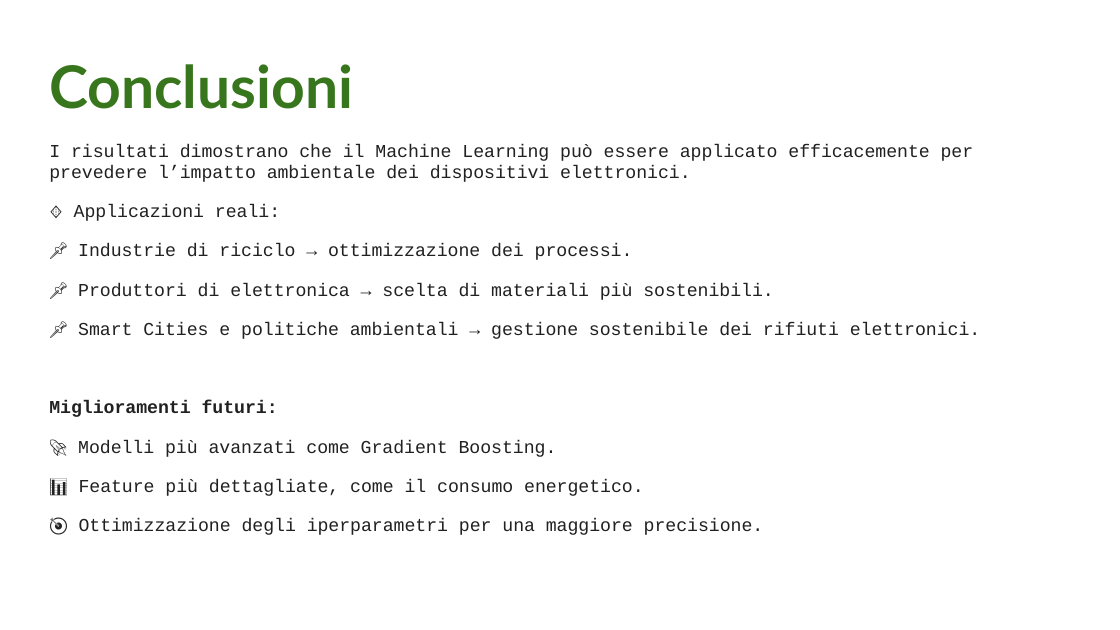
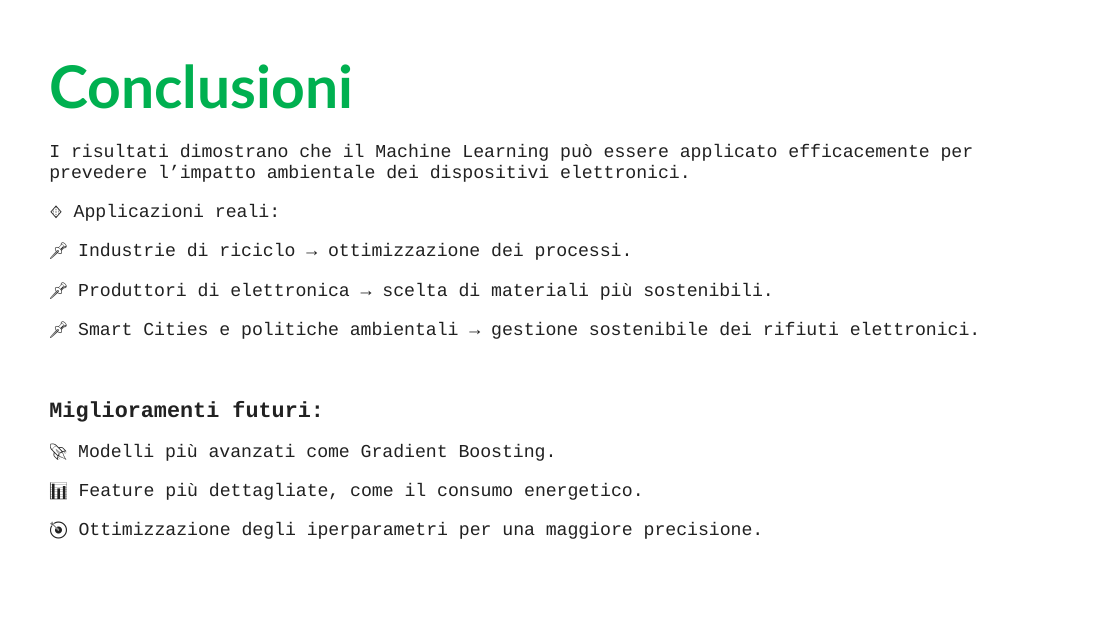
Before and after one commit to G3nnaro76/E-Cycle, a slide deck: slide 10 of Documents/Presentazione_E-Cycle.pptx. Drawn at 1120x630 pixels with LibreOffice and Linux fonts; fonts in the diff are those of the drawing. Boxes give left, top, right and bottom in pixels: in the first picture for what was removed or moved away, otherwise in the second. Text is boxed around its words. In the diff, an @@ line names an element or a change of style, - is before the commit and + after.

```diff
--- a/Documents/Presentazione_E-Cycle.pptx
+++ b/Documents/Presentazione_E-Cycle.pptx
@@ title "Conclusioni" at (49,64,353,109): text colour #38761D to #00B050 @@
@@ text at (49,401,324,422): size 11.7 to 14 pt in "Miglioramenti futuri:" @@
```
Also in this commit, not shown: 9 other slides changed, 1 other file.
